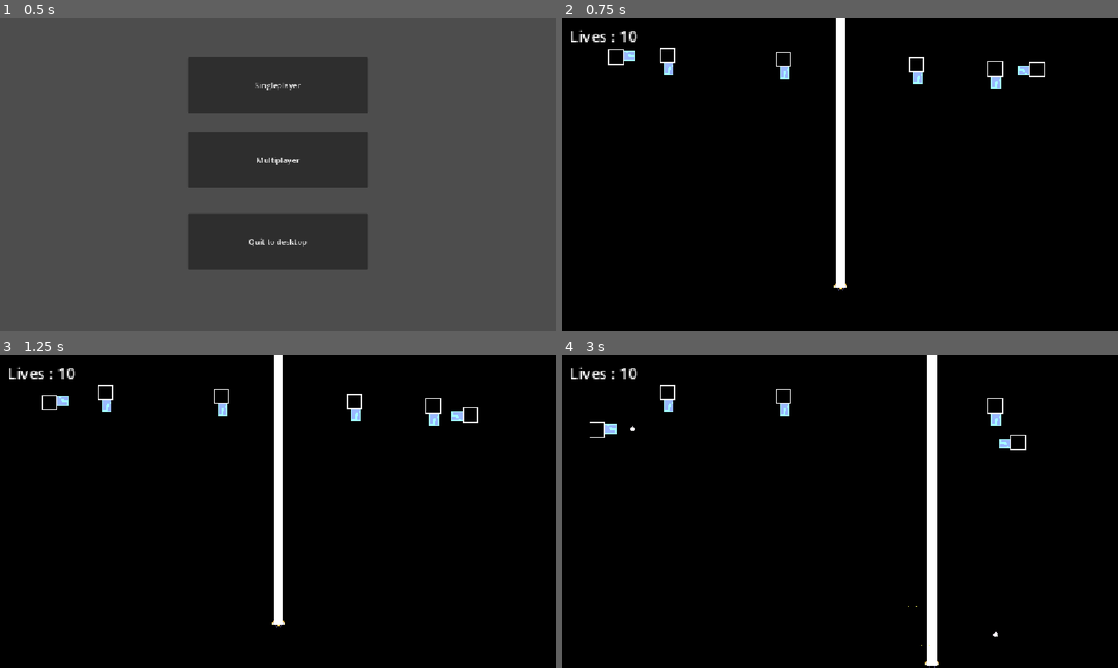
Above: before the commit, frames 1-4 (two rows, left to right).
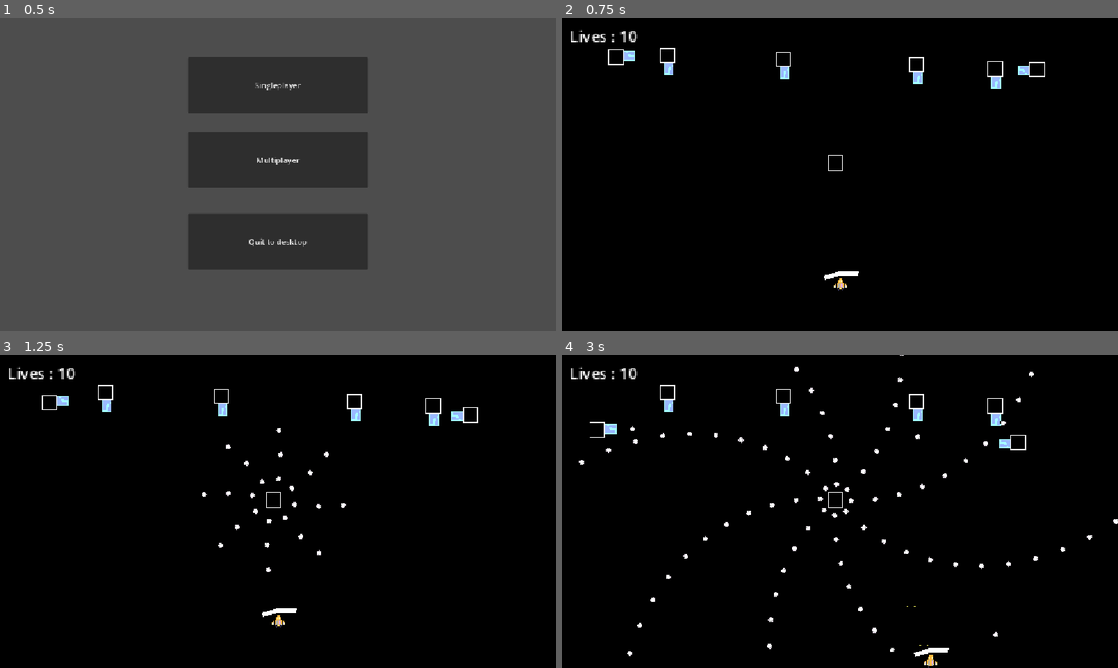
Above: after the commit, the same moments.

Repository: Draftier/Geometric-Invasion-CSS-497
Game: Godot game, scene res://scenes/UI/main_menu.tscn
Two runs of this game, one before a commit and one after it. Both use one fixed random seed, a clock stepped at 60 frames per second and the inputs below.
Inputs:
- Up to frame 1 (0.5 s): no input
- Up to frame 2 (0.75 s): click "Singleplayer" at 0.5 s
- Up to frame 3 (1.25 s): no input
- Up to frame 4 (3 s): hold Right (right) 1.28-2.03 s; tap X (ability) at 1.35, 2.1 s; hold Down (down) 2.03-2.78 s; hold Right (right) from 2.78 s (still down); hold Z (shoot) from 2.78 s (still down)

Frame 1 is identical in both runs. In frame 2, 1.4% of the frame differs, in the area x 47-54%, y 0-87%; in frame 3, 1.7%; in frame 4, 2.8%, in the area x 3-100%, y 0-100%.
Error after the commit: Attempt to call function 'can_activate' in base 'null instance' on a null instance. (res://scripts/player/player.gd:43)

Commit message:
- Added shield ability
- Added basic shield ability scene

Diff:
--- /dev/null
+++ b/geometric-invasion/resources/abilities/shield.tres
@@ -0,0 +1,10 @@
+[gd_resource type="Resource" script_class="Ability_Resource" format=3 uid="uid://djauqcfsnn51a"]
+
+[ext_resource type="PackedScene" uid="uid://wccxcd2hq02v" path="res://scenes/Ability/ability_base.tscn" id="1_j2s4t"]
+[ext_resource type="Script" uid="uid://dnq5eqlemi7n0" path="res://scripts/ability/ability_resource_data.gd" id="2_j72ck"]
+
+[resource]
+script = ExtResource("2_j72ck")
+ability_name = "shield"
+ability_scene = ExtResource("1_j2s4t")
+metadata/_custom_type_script = "uid://dnq5eqlemi7n0"
--- /dev/null
+++ b/geometric-invasion/scenes/Ability/shield_ability.tscn
@@ -0,0 +1,21 @@
+[gd_scene format=3 uid="uid://ry7sdp1yowic"]
+
+[ext_resource type="PackedScene" uid="uid://wccxcd2hq02v" path="res://scenes/Ability/ability_base.tscn" id="1_ww1nf"]
+[ext_resource type="Resource" uid="uid://djauqcfsnn51a" path="res://resources/abilities/shield.tres" id="2_m8n1s"]
+[ext_resource type="Script" uid="uid://dhan5ja6q4fjx" path="res://scripts/hurt_and_hit_box/hitbox.gd" id="2_uqwh8"]
+
+[node name="ability_shield" unique_id=1059193591 instance=ExtResource("1_ww1nf")]
+data = ExtResource("2_m8n1s")
+
+[node name="Polygon2D" type="Polygon2D" parent="." index="0" unique_id=1338341271]
+polygon = PackedVector2Array(-17, -8, -1, -13, 19, -13, 18, -8, 0, -8, -16, -4)
+
+[node name="Hitbox" type="Area2D" parent="Polygon2D" index="0" unique_id=305415376]
+collision_layer = 128
+collision_mask = 8
+script = ExtResource("2_uqwh8")
+metadata/_custom_type_script = "uid://dhan5ja6q4fjx"
+
+[node name="CollisionPolygon2D" type="CollisionPolygon2D" parent="Polygon2D/Hitbox" index="0" unique_id=2049240697]
+position = Vector2(0, -9)
+polygon = PackedVector2Array(18, 1, 19, -4, -1, -4, -17, 1, -16, 5, 0, 1)
--- a/geometric-invasion/scenes/Player/player.tscn
+++ b/geometric-invasion/scenes/Player/player.tscn
@@ -7,7 +7,7 @@
 [ext_resource type="Script" uid="uid://12171bvbqp8w" path="res://scripts/hurt_and_hit_box/hurtbox.gd" id="6_hvfru"]
 [ext_resource type="Texture2D" uid="uid://rjf6qb8ty32e" path="res://assets/sprites/eplosion_1.png" id="6_tuyoq"]
 [ext_resource type="Script" uid="uid://dhan5ja6q4fjx" path="res://scripts/hurt_and_hit_box/hitbox.gd" id="7_dl1wr"]
-[ext_resource type="PackedScene" uid="uid://k1v15hxm7uxj" path="res://scenes/Ability/ability_laser.tscn" id="8_dl1wr"]
+[ext_resource type="PackedScene" uid="uid://ry7sdp1yowic" path="res://scenes/Ability/shield_ability.tscn" id="8_dl1wr"]
 
 [sub_resource type="CircleShape2D" id="CircleShape2D_a06cl"]
 radius = 9.0
@@ -175,6 +175,6 @@
 offset_right = -234.0
 offset_bottom = -131.0
 
-[node name="ability_laser" parent="." unique_id=1059193591 instance=ExtResource("8_dl1wr")]
+[node name="ability_shield" parent="." unique_id=1059193591 instance=ExtResource("8_dl1wr")]
 
 [connection signal="timeout" from="InvulnerabilityTimer" to="." method="_on_invulnerability_timer_timeout"]
--- a/geometric-invasion/scripts/hurt_and_hit_box/hurtbox.gd
+++ b/geometric-invasion/scripts/hurt_and_hit_box/hurtbox.gd
@@ -17,7 +17,7 @@
 	if hitbox == null:
 		return
 
-	# Checks to see if owner node has function to take damage or if
+	# Checks to see if owner node has function to take damage orif
 	# There's another interaction with owner node that is detailed in if statement
 	# If owner of hitbox is not ability then check if it can take damage if so dish out damage
 	if owner.has_method("take_damage") and hitbox.owner is not Ability:
